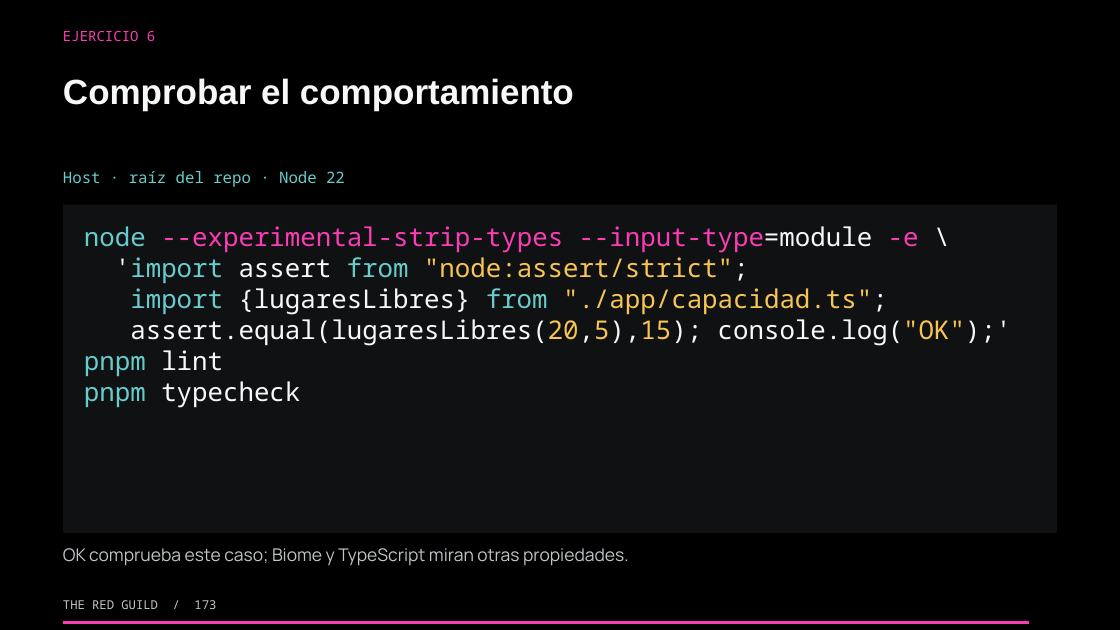
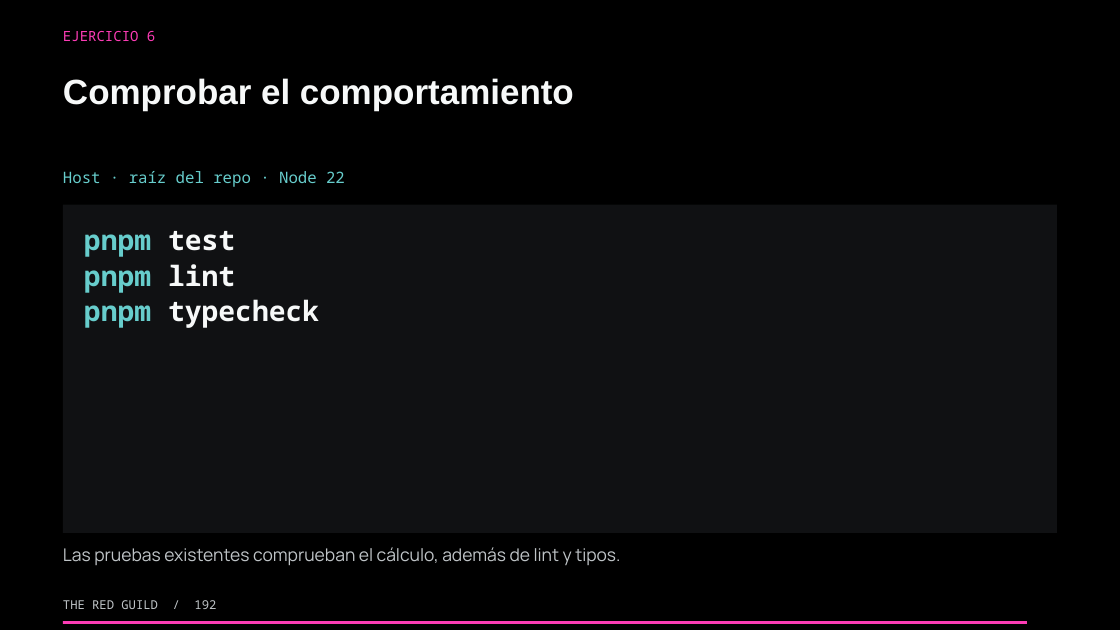
Before and after one commit to theredguild/github-ai-automation-lab, a slide deck: slide 192 of slides/workshop.pptx (slide 173 before the commit). Drawn at 1120x630 pixels with LibreOffice and Linux fonts; fonts in the diff are those of the drawing. Boxes give left, top, right and bottom in pixels: in the first picture for what was removed or moved away, otherwise in the second. Text is boxed around its words. In the diff, an @@ line names an element or a change of style, - is before the commit and + after.

Commit message:
Revise workshop flow and trim presenter scripts

```diff
--- a/slides/workshop.pptx
+++ b/slides/workshop.pptx
@@ text at (x1=84, y1=231, x2=235, y2=257): text changed; size 22.1 to 24 pt; text colour #F7F9F9 to #67CDCC; bold on @@
-node --experimental-strip-types --input-type=module -e \
-'import assert from "node:assert/strict";
-import {lugaresLibres} from "./app/capacidad.ts";
-assert.equal(lugaresLibres(20,5),15); console.log("OK");'
+pnpm test
@@ text at (x1=84, y1=264, x2=319, y2=328): size 22.1 to 24 pt, bold on in "pnpm lint", "pnpm typecheck"; line spacing 1 to 1.06 @@
@@ text at (x1=63, y1=547, x2=620, y2=565): text changed @@
-OK comprueba este caso; Biome y TypeScript miran otras propiedades.
+Las pruebas existentes comprueban el cálculo, además de lint y tipos.
@@ text at (x1=63, y1=600, x2=216, y2=609): text changed @@
-THE RED GUILD / 173
+THE RED GUILD / 192
```
Also in this commit, not shown: 175 other slides changed, 21 slides added, 1 slide removed, 17 other files.
